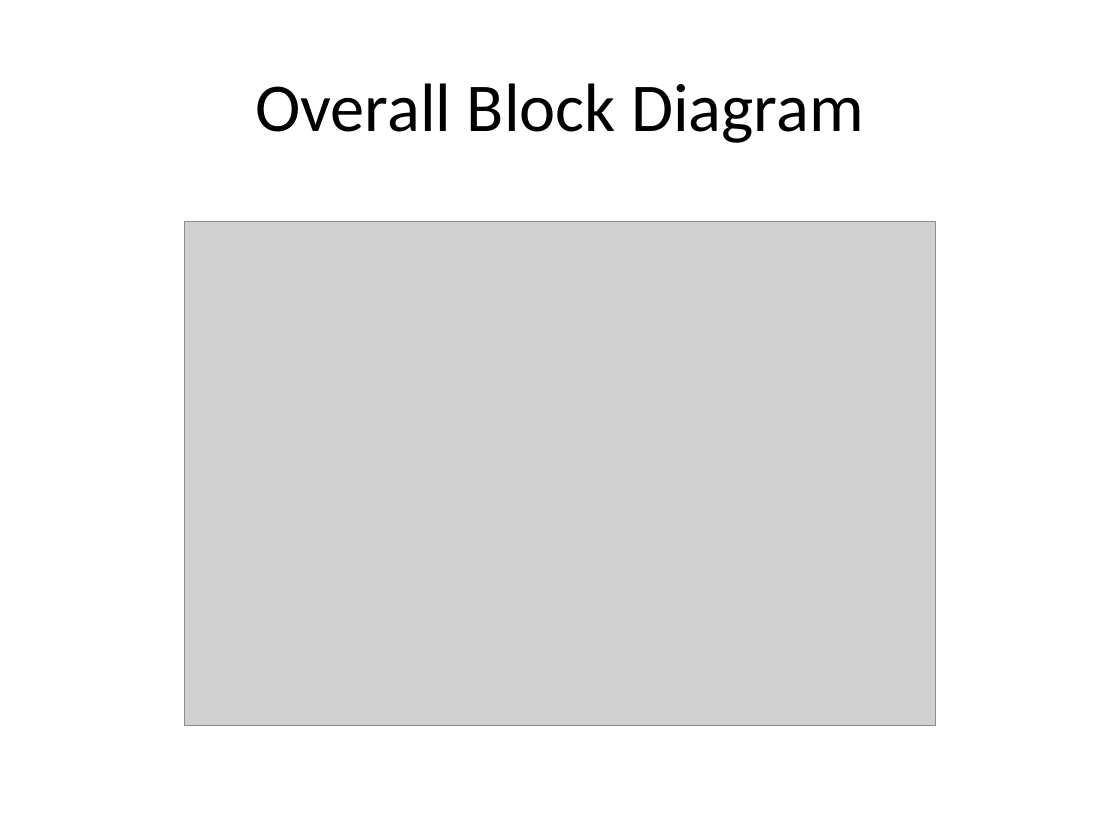
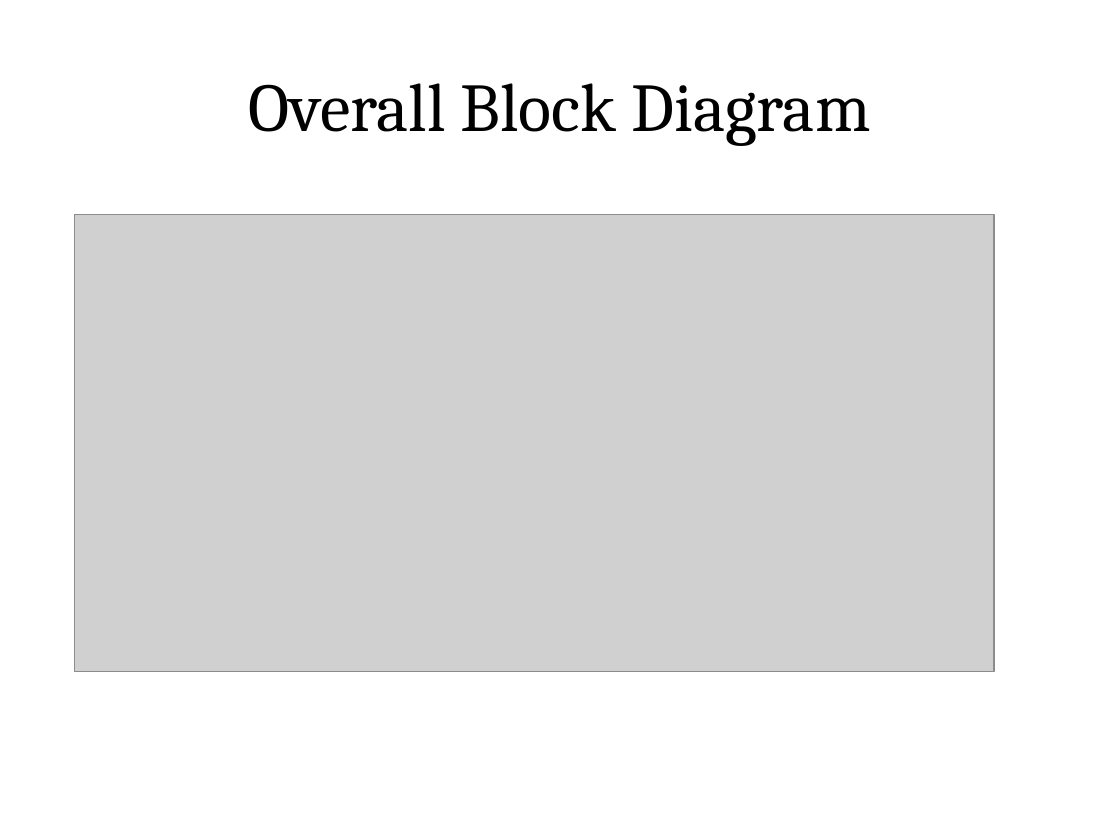
Before and after one commit to pH14/Recorder-Hero, a slide deck: slide 6 of doc/Recorder Hero!.pptx. Drawn at 1120x840 pixels with LibreOffice and Linux fonts; fonts in the diff are those of the drawing; grey boxes stand for pictures. Boxes give left, top, right and bottom in pixels: in the first picture for what was removed or moved away, otherwise in the second. Text is boxed around its words. In the diff, an @@ line names an element or a change of style, - is before the commit and + after.

```diff
--- a/doc/Recorder Hero!.pptx
+++ b/doc/Recorder Hero!.pptx
@@ title "Overall Block Diagram" at <box>249,83,871,146</box>: font Calibri to Cambria @@
@@ picture: place and size @@
-picture at <box>185,221,935,725</box>
+picture at <box>75,215,995,672</box>
```
Also in this commit, not shown: 3 other slides changed, 6 slides added, 1 slide removed.
